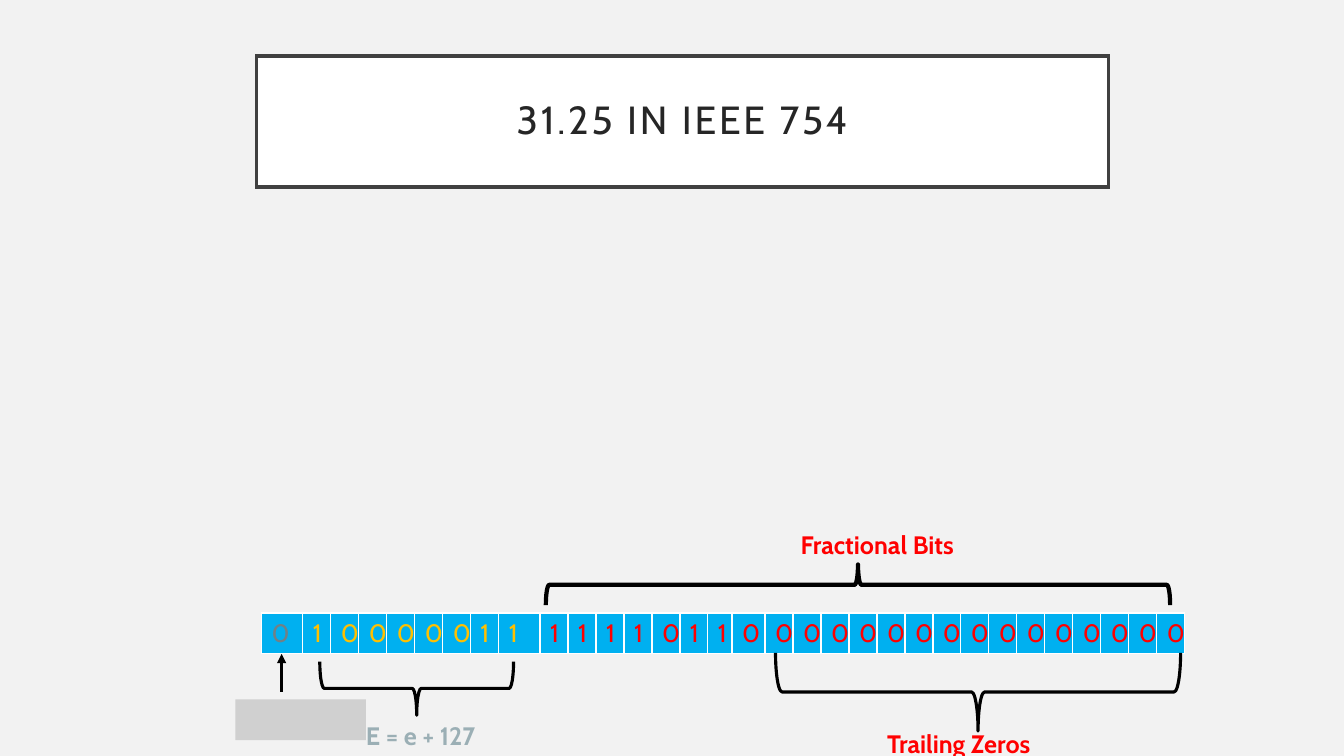
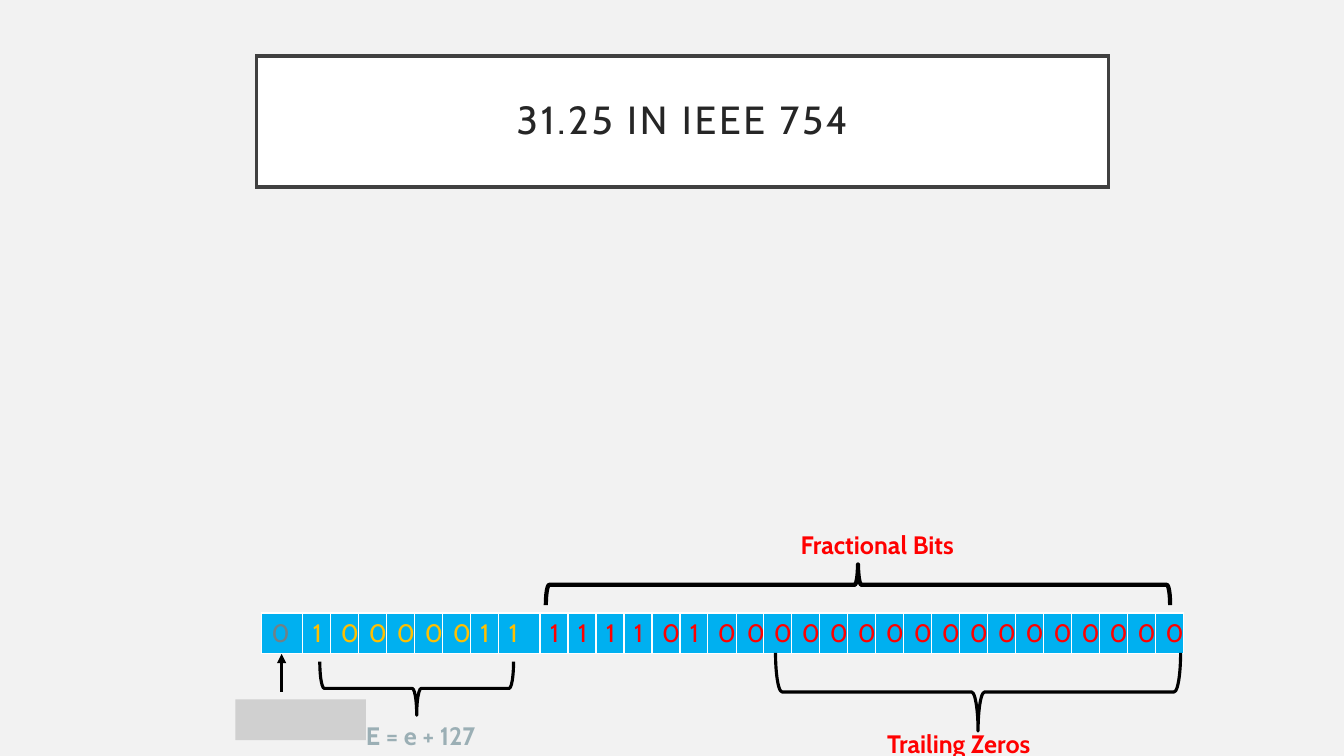
Before and after one commit to glu99331/glu99331.github.io, a slide deck: slide 16 of files/CS449/Petrucci/CS_0449_Recitation_1.pptx. Drawn at 1344x756 pixels with LibreOffice and Linux fonts; fonts in the diff are those of the drawing; grey boxes stand for pictures. Boxes give left, top, right and bottom in pixels: in the first picture for what was removed or moved away, otherwise in the second. Text is boxed around its words. In the diff, an @@ line names an element or a change of style, - is before the commit and + after.

```diff
--- a/files/CS449/Petrucci/CS_0449_Recitation_1.pptx
+++ b/files/CS449/Petrucci/CS_0449_Recitation_1.pptx
@@ table at box(261, 613, 1190, 654) @@
-row 1, column 16: 1
+row 1, column 16: 0
```
